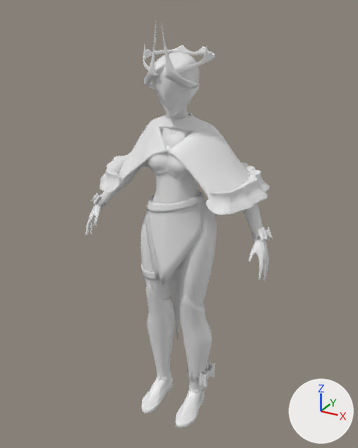
A saved change to the Blender file SeamstressBlender/Seamstress.blend.
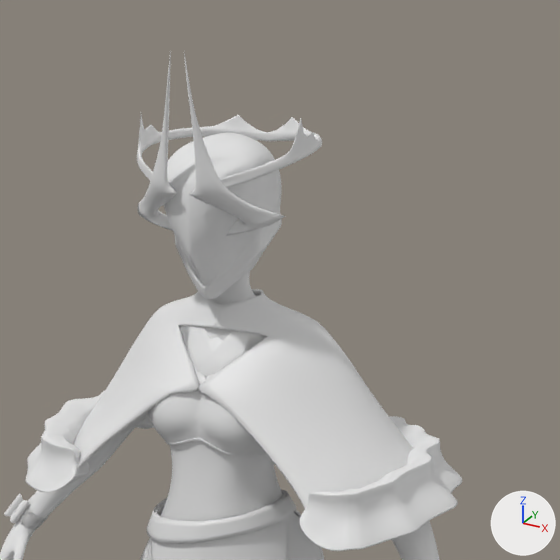
The first picture shows the older version from a 50 mm lens placed at (2.7, -4.9, 5.2), pointed at (-0.11, 0.19, 2.65). The close-ups show both versions on the part from 25% to 86% of the width and 0% to 49% of the height of that picture; other places that the commit changed are outside them. Lighting does not change. The marker at lower right points along +X, +Y and +Z.

The older version as bpy lines, for what is in view:
```python
me_cylinder_001 = bpy.data.meshes.new('Cylinder.001')
me_cylinder_001.from_pydata(...)  # 187 vertices, 156 faces; spans x -1.94..1.94, y -0.85..1.66, z 6.82..8.6
me_cylinder_001.polygons.foreach_set('use_smooth', [True] * 156)
me_plane = bpy.data.meshes.new('Plane')
me_plane.from_pydata(...)  # 138 vertices, 87 faces; spans x -0.4..0.41, y -0.47..0.41, z 0.9..3.2
me_plane.polygons.foreach_set('use_smooth', [True] * 87)
me_sphere = bpy.data.meshes.new('Sphere')
me_sphere.from_pydata(...)  # 1489 vertices, 1445 faces; spans x 0.0..4.9, y -1.4..1.4, z 0.3..18.9
me_sphere.polygons.foreach_set('use_smooth', [True] * 1445)
me_torus = bpy.data.meshes.new('Torus')
me_torus.from_pydata(...)  # 333 vertices, 320 faces; spans x 0.0..0.393, y -0.417..0.35, z 4.37..5.087
me_torus.polygons.foreach_set('use_smooth', [True] * 320)
ob_body = bpy.data.objects.new('Body', me_sphere)
ob_body.location = (0.0, 0.0, 0.0)
ob_body.scale = (0.252, 0.252, 0.252)
_m = ob_body.modifiers.new('Mirror', 'MIRROR')
_m.use_clip = True
_m.merge_threshold = 0.011
_m = ob_body.modifiers.new('Subdivision', 'SUBSURF')
ob_cloaktop = bpy.data.objects.new('CloakTop', me_cylinder_001)
ob_cloaktop.location = (0.0, 0.0, 0.0)
ob_cloaktop.scale = (0.477, 0.477, 0.477)
_m = ob_cloaktop.modifiers.new('Subdivision', 'SUBSURF')
_m = ob_cloaktop.modifiers.new('Solidify', 'SOLIDIFY')
_m.thickness = 0.03
ob_crown = bpy.data.objects.new('Crown', me_torus)
ob_crown.location = (0.0, 0.0, 0.0)
_m = ob_crown.modifiers.new('Mirror', 'MIRROR')
_m = ob_crown.modifiers.new('Subdivision', 'SUBSURF')
ob_robes = bpy.data.objects.new('Robes', me_plane)
ob_robes.location = (0.0, 0.0, 0.0)
_m = ob_robes.modifiers.new('Subdivision', 'SUBSURF')
_m = ob_robes.modifiers.new('Solidify', 'SOLIDIFY')
_m.thickness = -0.01
_m.offset = 1.0
# also in view: 'CloakBot' at (0.0, 0.23, 3.31); 'DressTop' at (0.0, -0.04, 3.64); 'WristRibbon' at (0.0, -0.1, 2.9); 'HeartCover' at (0.0, -0.13, 3.83)
```
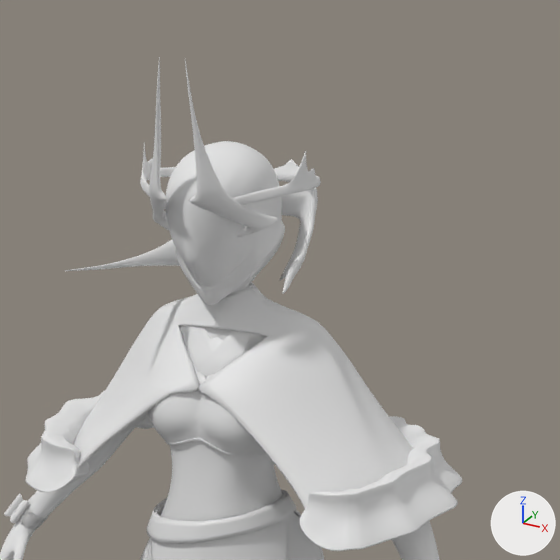
Diff of the bpy script that builds the scene:
```diff
--- a/SeamstressBlender/Seamstress.blend.py
+++ b/SeamstressBlender/Seamstress.blend.py
@@ me_sphere @@
 # used by ob_body; location = (0.0, 0.0, 0.0); scale = (0.252, 0.252, 0.252)
-me_sphere.from_pydata(...)  # 1489 vertices, 1445 faces; spans x 0.0..4.9, y -1.4..1.4, z 0.3..18.9
+me_sphere.from_pydata(...)  # 1378 vertices, 1333 faces; spans x 0.0..4.9, y -1.4..1.4, z 0.3..18.7
+# me_sphere part 1: 150 vertices moved from x 0.0..0.9, y -1.4..1.0, z 15.8..18.8 to x 0.0..0.9, y -1.4..1.0, z 15.8..18.7; 212 vertices removed from x 0.0..0.9, y -1.4..1.1, z 10.2..18.9; 101 vertices added at x 0.0..0.9, y -1.4..1.0, z 16.1..18.7
@@ me_cylinder_001 @@
 # used by ob_cloaktop; location = (0.0, 0.0, 0.0); scale = (0.477, 0.477, 0.477)
-me_cylinder_001.from_pydata(...)  # 187 vertices, 156 faces; spans x -1.94..1.94, y -0.85..1.66, z 6.82..8.6
+me_cylinder_001.from_pydata(...)  # 213 vertices, 182 faces; spans x -1.94..1.94, y -0.85..1.66, z 6.82..8.67
+# me_cylinder_001 part 2
+# 26 faces are deleted
+# 26 vertices move from x -0.34..0.34, y -0.18..0.23, z 8.49..8.6 to x -0.22..0.22, y -0.19..0.18, z 8.55..8.67
+# 26 vertices are added at x -0.3..0.3, y -0.21..0.2, z 8.45..8.59
+# 52 new faces join them
@@ me_torus @@
 # used by ob_crown; location = (0.0, 0.0, 0.0)
-me_torus.from_pydata(...)  # 333 vertices, 320 faces; spans x 0.0..0.393, y -0.417..0.35, z 4.37..5.087
+me_torus.from_pydata(...)  # 332 vertices, 318 faces; spans x 0.0..0.393, y -0.453..0.322, z 4.327..5.065
+# me_torus part 3: the loose piece of 294 vertices spanning x 0.0..0.393, y -0.371..0.35, z 4.564..4.843 is rebuilt with 276 vertices and now spans x 0.0..0.393, y -0.333..0.322, z 4.493..4.716
+# me_torus part 4: the loose piece of 39 vertices spanning x 0.028..0.352, y -0.417..-0.173, z 4.37..5.087 is rebuilt with 56 vertices and now spans x 0.048..0.298, y -0.453..-0.11, z 4.327..5.065
@@ me_torus_001 @@
+me_torus_001.from_pydata(...)  # 56 vertices, 53 faces; spans x 0.057..0.517, y -0.523..0.335, z 4.147..4.521
+me_torus_001.polygons.foreach_set('use_smooth', [True] * 53)
@@ ob_body @@
 _m = ob_body.modifiers.new('Mirror', 'MIRROR')
-_m.use_clip = True
 _m.merge_threshold = 0.011
@@ ob_crown @@
 ob_crown.location = (0.0, 0.0, 0.0)
+_m = ob_crown.modifiers.new('Subdivision', 'SUBSURF')
+_m.levels = 2
 _m = ob_crown.modifiers.new('Mirror', 'MIRROR')
-_m = ob_crown.modifiers.new('Subdivision', 'SUBSURF')
@@ ob_crown_001 @@
+ob_crown_001 = bpy.data.objects.new('Crown.001', me_torus_001)
+ob_crown_001.location = (0.0, 0.0, 0.0)
+_m = ob_crown_001.modifiers.new('Subdivision', 'SUBSURF')
+_m.levels = 2
+_m = ob_crown_001.modifiers.new('Mirror', 'MIRROR')
```

Location of each change, (x1, y1, x2, y2) in pixels of the close-ups (560 x 560 px; the box of a moved part takes in the faces that stretch with it):
'CloakTop', reshaped: before (73, 289, 413, 509); after (73, 282, 413, 509)
'Body', reshaped, modifiers changed: before (0, 133, 439, 560); after (0, 141, 439, 560)
'Crown', reshaped, modifiers changed: before (137, 50, 322, 236); after (140, 57, 321, 237)
'Crown.001', added: after (64, 188, 318, 294)
part 1 of me_sphere, moved or reshaped: before (171, 133, 282, 340); after (169, 141, 285, 305)
part 2 of me_cylinder_001, built on: before (191, 289, 275, 327); after (191, 282, 275, 327)
part 3 of me_torus, rebuilt: before (137, 114, 322, 188); after (140, 145, 321, 205)
part 4 of me_torus, rebuilt (11% narrower): before (138, 50, 285, 236); after (149, 57, 280, 237)
